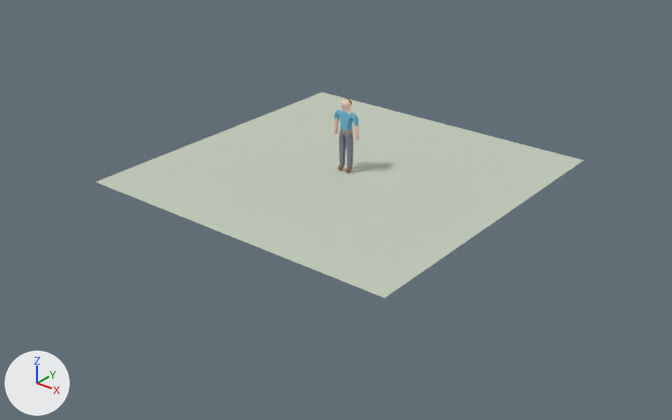
Renders of the Blender file assets/characters/hero/hero.blend from each side of a commit.
Before and after are seen from a 50 mm lens placed at (12.14, -15.54, 8.55), pointed at (0.28, -0.71, -0.65). Arrows for +X, +Y and +Z are at lower left; the lights stay in place. The older version comes first.

Objects in the first picture: 'Ground', 'Hero'.
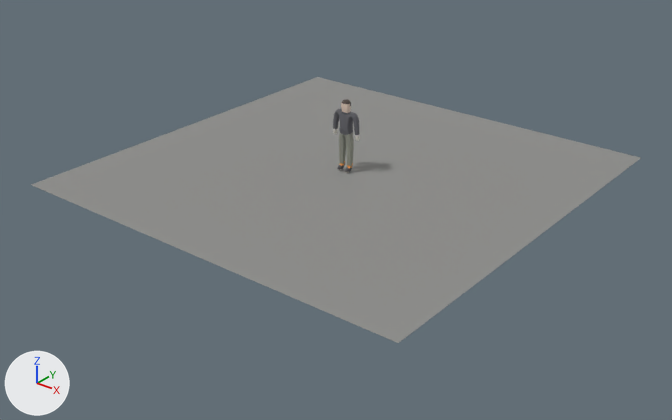
Changed parts and their boxes [x1, y1, x2, y2] in the pictures (672 x 420 px):
'Ground', recoloured, reshaped (light grey to grey, 25% wider, 29% taller): before [96, 92, 584, 298]; after [31, 77, 641, 343]
'Hero', reshaped: before [333, 99, 359, 173]; after [333, 99, 360, 173]

The change, as a diff of the scene's bpy script:
```diff
--- a/assets/characters/hero/hero.blend.py
+++ b/assets/characters/hero/hero.blend.py
@@ mat_ground @@
 mat_ground = principled_material('Ground')
-mat_ground.base_color = (0.55, 0.6, 0.5)  # light grey #c4cbbc
+mat_ground.base_color = (0.28, 0.28, 0.27)  # grey #90908e
 mat_ground.roughness = 0.85
@@ me_herobody @@
-me_herobody.from_pydata(...)  # 607 vertices, 602 faces; spans x -0.36..0.36, y -0.13..0.12, z 0.01..1.73
+me_herobody.from_pydata(...)  # 633 vertices, 630 faces; spans x -0.37..0.37, y -0.14..0.12, z 0.01..1.73
+# me_herobody part 1: 15 vertices moved within x -0.26..0.26, y -0.13..0.0, z 0.06..1.34; 458 vertices removed from x -0.36..0.36, y -0.13..0.12, z 0.01..1.71; 484 vertices added at x -0.37..0.37, y -0.14..0.12, z 0.01..1.71
 me_herobody.materials.append(mat_skin)
 me_herobody.materials.append(mat_hair)
-me_herobody.materials.append(mat_shirt)  # cyan #6fb3ce
-me_herobody.materials.append(mat_pants)  # grey #868695
-me_herobody.materials.append(mat_boots)  # brown #907661
-me_herobody.materials.append(mat_belt)  # brown #c4a67c
+me_herobody.materials.append(mat_hoodie)  # dark grey #65656a
+me_herobody.materials.append(mat_joggers)  # grey #95978b
+me_herobody.materials.append(mat_cuff)  # orange #e79b50
+me_herobody.materials.append(mat_wrap)  # light grey #d7d4cb
+me_herobody.materials.append(mat_sneaker)  # dark grey #555559
+me_herobody.materials.append(mat_sole)  # light grey #cecbc4
@@ me_plane @@
-me_plane.from_pydata(...)  # 4 vertices, 1 face; spans x -4.0..4.0, y -4.0..4.0, z 0.0
-me_plane.vertices[0].co = (-4.0, -4.0, 0.0)  # pixel (95, 181)
-me_plane.vertices[1].co = (4.0, -4.0, 0.0)  # pixel (384, 298)
-me_plane.vertices[2].co = (-4.0, 4.0, 0.0)  # pixel (322, 92)
-me_plane.vertices[3].co = (4.0, 4.0, 0.0)  # pixel (583, 160)
+me_plane.from_pydata(...)  # 4 vertices, 1 face; spans x -5.0..5.0, y -5.0..5.0, z 0.0
+# me_plane part 2
+me_plane.vertices[0].co = (-5.0, -5.0, 0.0)  # pixel (30, 184)
+me_plane.vertices[1].co = (5.0, -5.0, 0.0)  # pixel (398, 343)
+me_plane.vertices[2].co = (-5.0, 5.0, 0.0)  # pixel (317, 76)
+me_plane.vertices[3].co = (5.0, 5.0, 0.0)  # pixel (641, 157)
 me_plane.materials.append(mat_ground)
```
